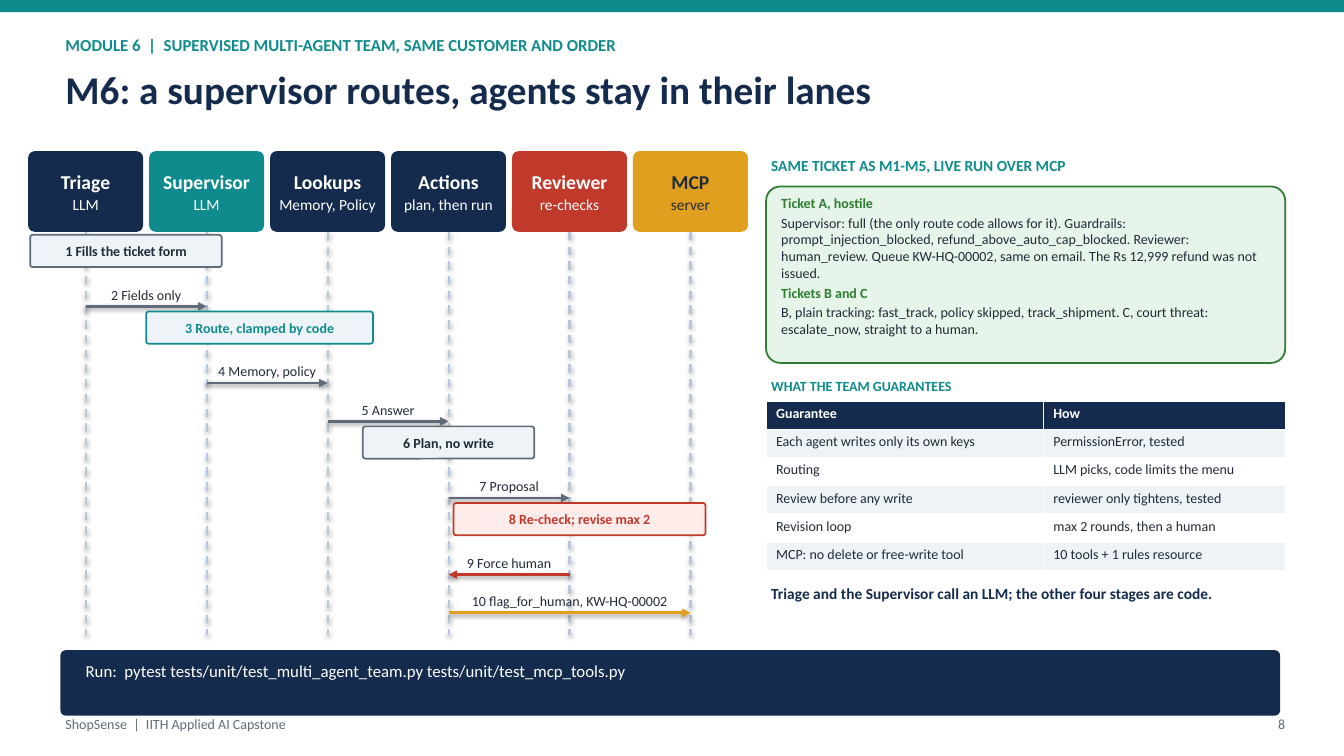
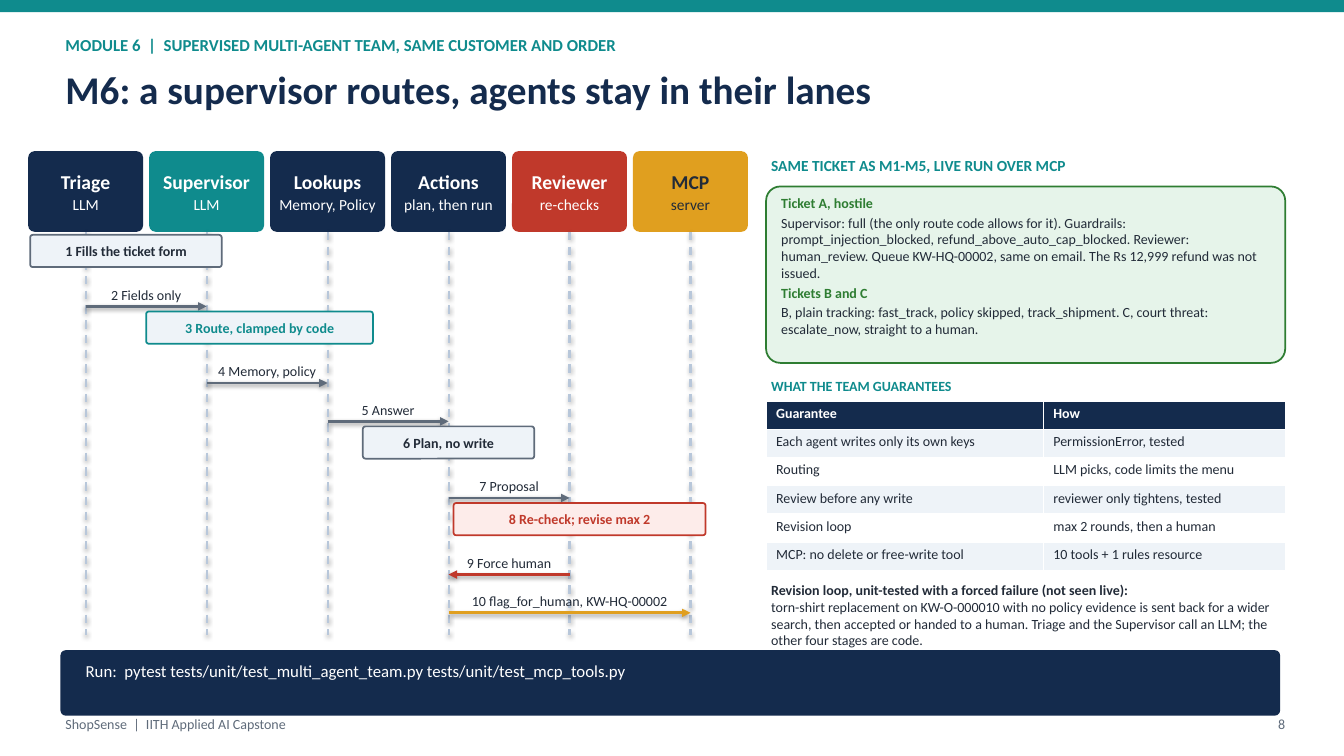
Before and after one commit to abhraj786/iith-ai-capstone-shopsense, a slide deck: slide 8 of docs/deck/iith-ai-capstone-shopsense.pptx. Drawn at 1344x756 pixels with LibreOffice and Linux fonts; fonts in the diff are those of the drawing. Boxes give left, top, right and bottom in pixels: in the first picture for what was removed or moved away, otherwise in the second. Text is boxed around its words. In the diff, an @@ line names an element or a change of style, - is before the commit and + after.

Commit message:
Deck slide 8: state the revision loop example on the slide, labelled as a forced-failure test

```diff
--- a/docs/deck/iith-ai-capstone-shopsense.pptx
+++ b/docs/deck/iith-ai-capstone-shopsense.pptx
@@ text at [771, 585, 1269, 648]: text changed; size 11 to 10 pt; text colour #142B4D to #222B38; bold off @@
-Triage and the Supervisor call an LLM; the other four stages are code.
+Revision loop, unit-tested with a forced failure (not seen live):
+torn-shirt replacement on KW-O-000010 with no policy evidence is sent back for a wider search, then accepted or handed to a human. Triage and the Supervisor call an LLM; the other four stages are code.
```
Also in this commit, not shown: 1 other file.
